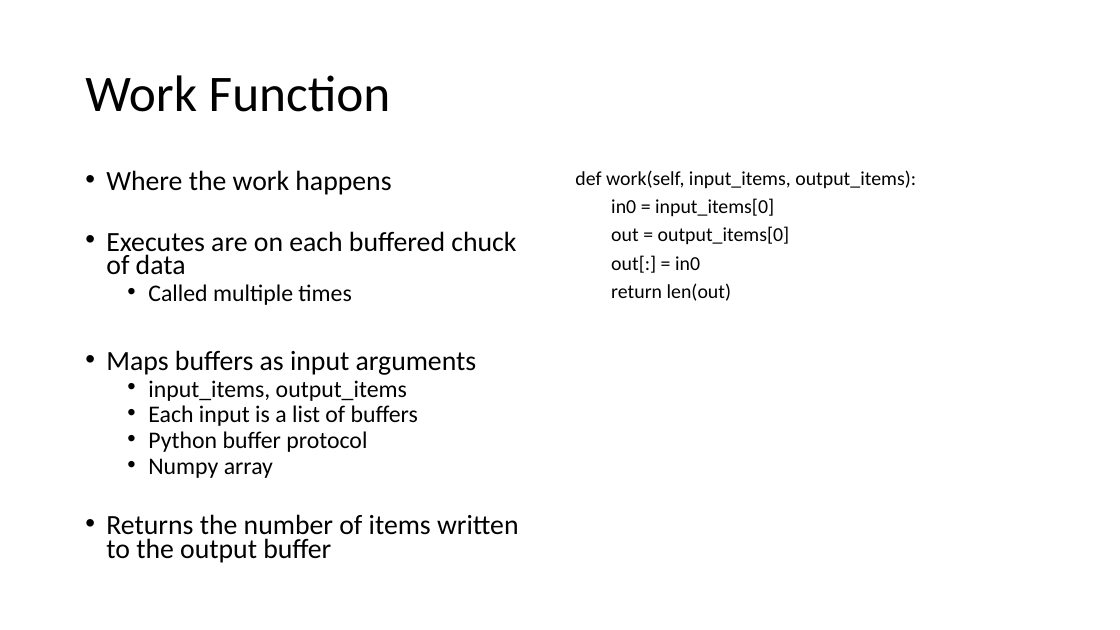
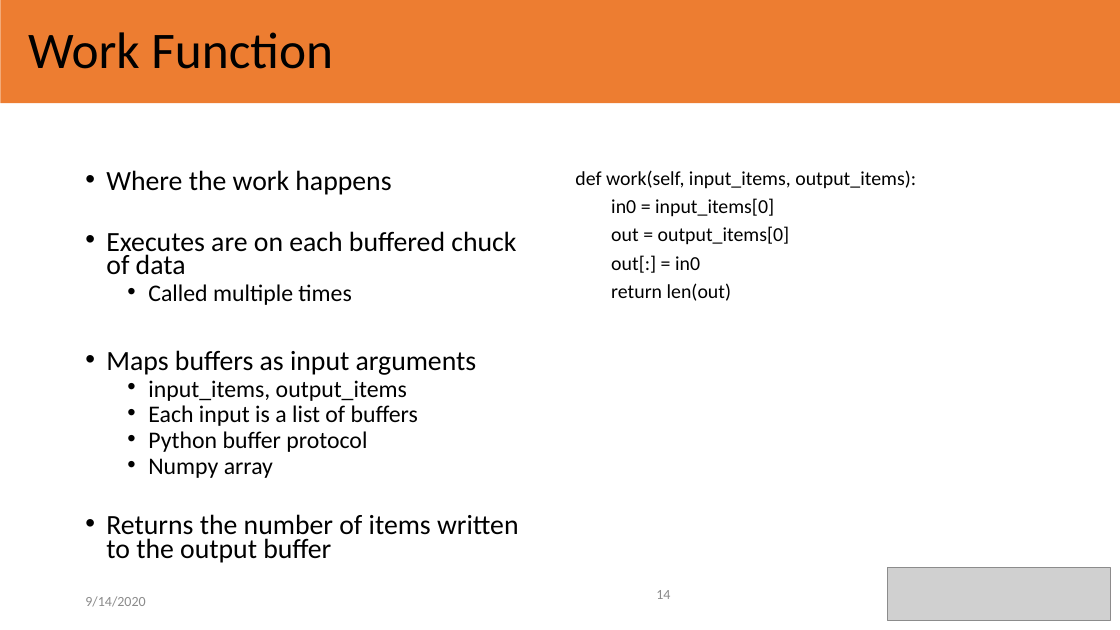
Before and after one commit to TheWylieStCoyote/writing_GNURadio_blocks_python, a slide deck: slide 14 of Presentation_workshop.pptx. Drawn at 1120x630 pixels with LibreOffice and Linux fonts; fonts in the diff are those of the drawing; grey boxes stand for pictures. Boxes give left, top, right and bottom in pixels: in the first picture for what was removed or moved away, otherwise in the second. Text is boxed around its words. In the diff, an @@ line names an element or a change of style, - is before the commit and + after.

```diff
--- a/Presentation_workshop.pptx
+++ b/Presentation_workshop.pptx
@@ rectangle added at box(1, 0, 1120, 103), fill #ED7D31 @@
@@ title "Work Function": place and size @@
-title "Work Function" at box(85, 75, 391, 112)
+title "Work Function" at box(28, 32, 333, 69)
@@ picture added at box(887, 567, 1110, 621) @@
@@ text added at box(85, 596, 145, 607), 12 pt, text #8C8C8C @@
+9/14/2020
@@ page number added at box(656, 590, 670, 599), 12 pt, text #8C8C8C @@
+14
```
Also in this commit, not shown: 27 other slides changed, 1 other file.
